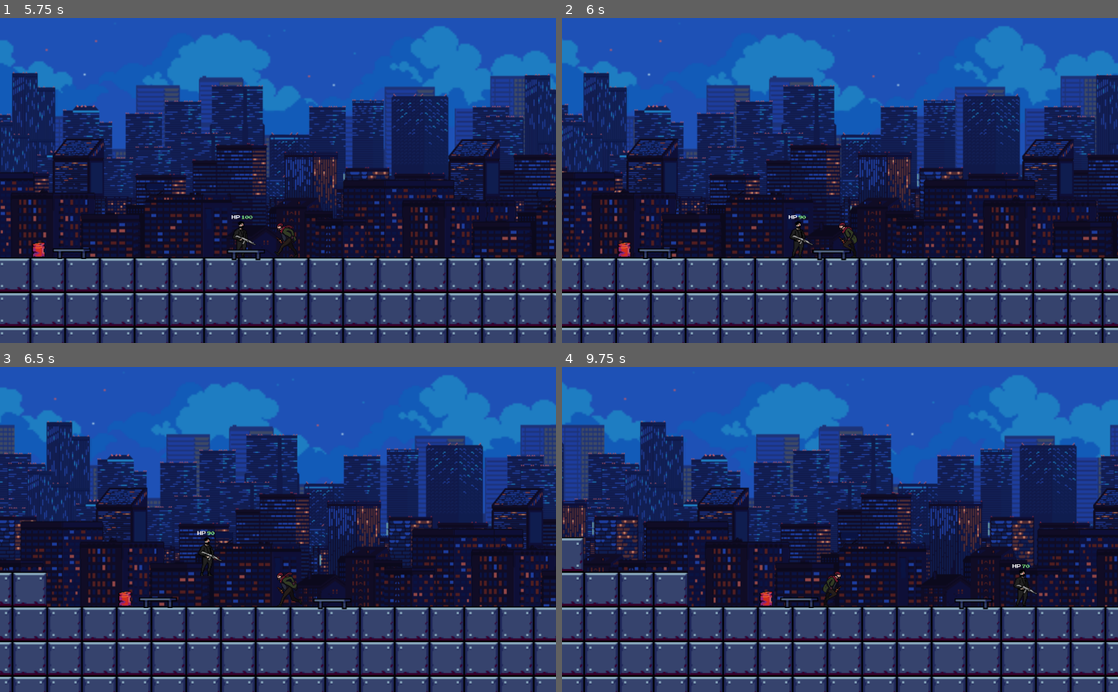
Above: before the commit, frames 1-4 (two rows, left to right).
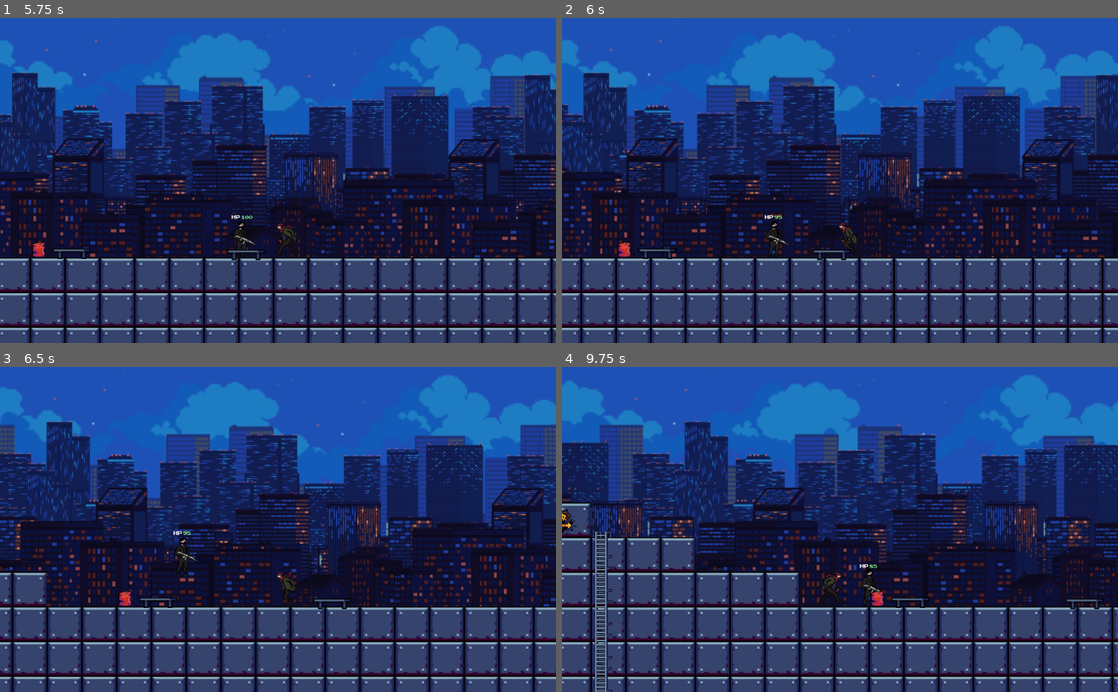
Above: after the commit, the same moments.

Repository: aveliaa/Game-Jam
Game: Godot game, scene res://scenes/Level 1.tscn
Two runs of this game, one before a commit and one after it. Both use one fixed random seed, a clock stepped at 60 frames per second and the inputs below. The project has no main scene, so this scene is started directly.
Inputs:
- Up to frame 1 (5.75 s): tap Enter (enter) at 0.5, 0.6, 1.35, 2.1, 2.85, 3.6, 4.35, 5.1 s; hold Right (right) 0.53-2.03 s; tap Up (up) at 0.77, 1.52, 3.02, 3.77, 4.52 s; hold Left (left) 2.03-2.78 s; hold Right (right) 2.78-4.28 s; hold Left (left) 4.28-5.03 s; hold Right (right) from 5.03 s (still down)
- Up to frame 2 (6 s): release Right (right) at 5.78 s; hold Left (left) from 5.78 s (still down); tap Enter (enter) at 5.85 s
- Up to frame 3 (6.5 s): keep holding Left (left); tap Up (up) at 6.02 s
- Up to frame 4 (9.75 s): tap Enter (enter) every 0.75 s from 6.6 to 9.6 s; tap Up (up) at 6.77, 7.52, 9.02 s; release Left (left) at 7.28 s; hold Right (right) 7.28-9.53 s; hold Left (left) from 9.53 s (still down)

Frame 1 is identical in both runs. In frame 2, 0.3% of the frame differs, in the area x 36-46%, y 60-74%; in frame 3, 0.5%; in frame 4, 43%, in the area x 0-100%, y 2-100%.

Commit message:
attack pushback and damage

Diff:
--- a/Player.gd
+++ b/Player.gd
@@ -28,3 +28,16 @@
 	velocity.y += delta * GRAVITY
 	get_input()
 	velocity = move_and_slide(velocity, UP)
+
+onready var hp = $status/Hp
+func punch_damage(to_right):
+	if to_right:
+		velocity.x += 3000
+	else:
+		velocity.x -= 3000
+
+	hp.text = str(int(hp.text) - 5)
+
+	move_and_slide(velocity, UP)
+
+	# TODO: cant move when cornered
--- a/scenes/EnermyBeginner.gd
+++ b/scenes/EnermyBeginner.gd
@@ -87,22 +87,23 @@
 func _on_attack_range_right_body_entered(body):
 	if(body.name == "Player"):
 		print("attack right")
-		attack()
+		attack(body)
 
 
 func _on_attack_range_left_body_entered(body):
 	#character.play("attack")
 	if(body.name == "Player"):
 		print("attack left")
-		attack()
+		attack(body)
 
-onready var player_hp = $"../../Player/status/Hp"
 var is_attacking = false
 
-func attack():
+func attack(body):
 	is_attacking = true
 	character.play("attack")
-	player_hp.text = str(int(player_hp.text) - 10)
+
+	if body.has_method("punch_damage"):
+		body.punch_damage(go_right)
 
 
 func _on_attack_range_right_body_exited(body):
